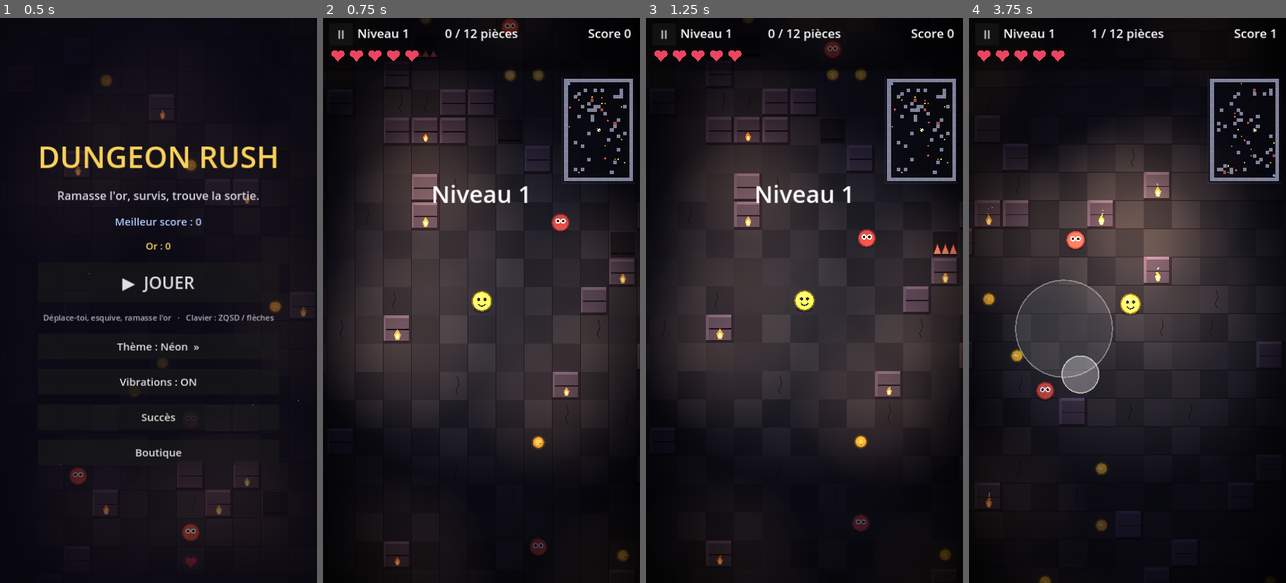
Above: before the commit, frames 1-4 (left to right).
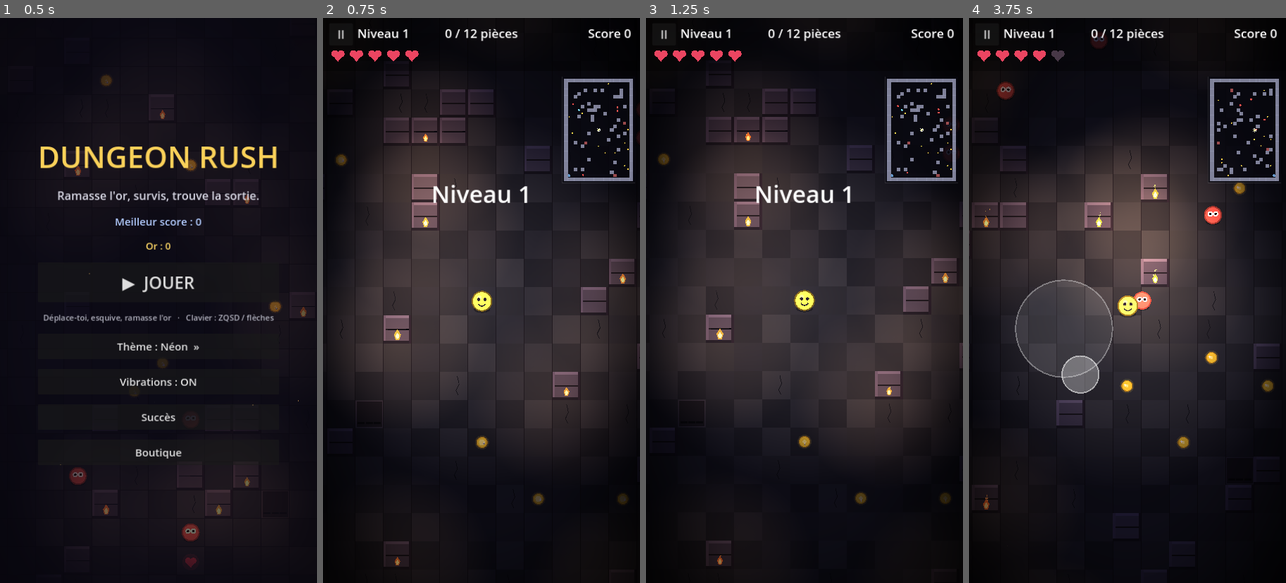
Above: after the commit, the same moments.

Repository: keerigan/godot-dungeon
Game: Godot game, scene res://scenes/Main.tscn
Two runs of this game, one before a commit and one after it. Both use one fixed random seed, a clock stepped at 60 frames per second and the inputs below.
Inputs (mouse positions are in pixels of both pictures, inside the frame that each line leads up to):
- Up to frame 1 (0.5 s): no input
- Up to frame 2 (0.75 s): click "▶ JOUER" at 0.5 s
- Up to frame 3 (1.25 s): no input
- Up to frame 4 (3.75 s): click "II" at 1.25 s; click "Recommencer" at 2 s; tap Enter at 2.75, 3.05 s; move the mouse to (1197, 272) at 2.77 s; hold D 2.78-3.5 s; tap E at 2.85 s; click (1197, 272) at 2.92 s; drag from (1064, 328) to (1114, 470) at 3.52 s

Frame 1 is identical in both runs. In frame 2, 1.0% of the frame differs, in the area x 4-100%, y 0-97%; in frame 3, 1.1%; in frame 4, 3.7%, in the area x 0-99%, y 2-100%.

Commit message:
Nouveaux biomes, objets à usage unique, correction du boss coincé
Boss :
- Collision réduite (rayon 26) tout en gardant la grande taille visuelle, pour
  passer dans les couloirs d'une case ; niveaux de boss plus aérés

Biomes :
- 3 nouvelles ambiances (Désert, Améthyste, Abysse) dans le menu et la
  rotation Auto (8 thèmes au total)

Objets à usage unique :
- Ramassés au sol (ItemPickup), un seul en réserve, déclenchés par un bouton
  (bas-droite) ou la touche E
- Bombe (élimine les ennemis proches / entame le boss), Gel, Potion (soin
  complet), Saut (téléportation courte devant soi)
- Affichés sur la mini-carte

Validé : import + parties simulées headless (biome, boss, objets) sans erreur ;
rendu réel vérifié (Abysse+boss, Désert+objet).

Co-Authored-By: Claude Opus 4.8 <noreply@anthropic.com>
Claude-Session: https://claude.ai/code/session_01WATrZWmuEbz921xMfBvaBQ

Diff:
--- a/scripts/Enemy.gd
+++ b/scripts/Enemy.gd
@@ -9,7 +9,8 @@
 enum Kind { CHASER, FAST, TANK, BOSS, GHOST, ZIGZAG, SPLITTER }
 
 var kind: int = Kind.CHASER
-var radius := 19.0
+var radius := 19.0          ## Rayon visuel
+var col_radius := 19.0      ## Rayon de collision (plus petit pour le boss)
 var speed := 120.0
 var hp := 1
 var max_hp := 1
@@ -67,6 +68,8 @@
 			speed = min(95.0 + level * 10.0, 215.0)
 			body_color = Color(0.87, 0.33, 0.31)
 	max_hp = hp
+	# Le boss reste visuellement gros mais avec une collision qui tient dans un couloir
+	col_radius = 26.0 if kind == Kind.BOSS else radius
 
 
 func _ready() -> void:
@@ -74,7 +77,7 @@
 	collision_mask = 0 if kind == Kind.GHOST else 1   # le fantôme traverse les murs
 	z_index = 2   # au-dessus du sol/pièges, sous le héros
 	var shape := CircleShape2D.new()
-	shape.radius = radius
+	shape.radius = col_radius
 	var cs := CollisionShape2D.new()
 	cs.shape = shape
 	add_child(cs)
--- a/scripts/Game.gd
+++ b/scripts/Game.gd
@@ -79,6 +79,36 @@
 		"crack": Color(0.25, 0.30, 0.15),
 		"torch": Color(0.75, 0.9, 0.4), "plight": Color(0.82, 0.95, 0.5),
 	},
+	{
+		"name": "Désert",
+		"ambient": Color(0.52, 0.44, 0.30),
+		"floor_a": Color(0.20, 0.16, 0.11), "floor_b": Color(0.23, 0.19, 0.13),
+		"wall_face": Color(0.36, 0.29, 0.18), "wall_top": Color(0.52, 0.43, 0.27),
+		"wall_left": Color(0.44, 0.35, 0.22), "wall_bot": Color(0.16, 0.12, 0.07),
+		"wall_right": Color(0.18, 0.14, 0.08), "seam": Color(0.12, 0.09, 0.05),
+		"crack": Color(0.34, 0.27, 0.15),
+		"torch": Color(1.0, 0.85, 0.45), "plight": Color(1.0, 0.93, 0.68),
+	},
+	{
+		"name": "Améthyste",
+		"ambient": Color(0.40, 0.30, 0.52),
+		"floor_a": Color(0.14, 0.10, 0.18), "floor_b": Color(0.17, 0.12, 0.22),
+		"wall_face": Color(0.28, 0.18, 0.36), "wall_top": Color(0.44, 0.28, 0.56),
+		"wall_left": Color(0.35, 0.22, 0.45), "wall_bot": Color(0.12, 0.08, 0.16),
+		"wall_right": Color(0.14, 0.09, 0.18), "seam": Color(0.10, 0.07, 0.13),
+		"crack": Color(0.62, 0.40, 0.88),
+		"torch": Color(0.85, 0.55, 1.0), "plight": Color(0.93, 0.80, 1.0),
+	},
+	{
+		"name": "Abysse",
+		"ambient": Color(0.24, 0.36, 0.40),
+		"floor_a": Color(0.08, 0.14, 0.15), "floor_b": Color(0.10, 0.16, 0.18),
+		"wall_face": Color(0.14, 0.24, 0.26), "wall_top": Color(0.24, 0.40, 0.42),
+		"wall_left": Color(0.20, 0.33, 0.35), "wall_bot": Color(0.06, 0.11, 0.12),
+		"wall_right": Color(0.08, 0.13, 0.14), "seam": Color(0.05, 0.09, 0.10),
+		"crack": Color(0.32, 0.72, 0.68),
+		"torch": Color(0.4, 0.95, 0.85), "plight": Color(0.72, 1.0, 0.95),
+	},
 ]
 
 var walls: Array = []
@@ -90,6 +120,8 @@
 var powerups: Array[Powerup] = []
 var traps: Array[Trap] = []
 var chests: Array[Chest] = []
+var item_pickups: Array[ItemPickup] = []
+var held_item: String = ""            ## Objet à usage unique en réserve ("" = aucun)
 var portal: Portal
 
 var player: Player
@@ -161,6 +193,7 @@
 var _toast_label: Label
 var _toast_queue: Array = []
 var _toast_active := false
+var item_btn: Button
 
 
 func _ready() -> void:
@@ -183,6 +216,12 @@
 	build_level()
 	title_root.visible = true
 	hud_root.visible = false
+
+
+func _unhandled_input(event: InputEvent) -> void:
+	if event is InputEventKey and event.pressed and not event.echo:
+		if event.keycode == KEY_E or event.keycode == KEY_ENTER:
+			_use_item()
 
 
 func _process(delta: float) -> void:
@@ -275,6 +314,8 @@
 	level = 1
 	player.coins = 0
 	player.max_health = 5 + up_hearts     # amélioration boutique
+	held_item = ""
+	_refresh_item_button()
 	player.visible = true
 	build_level()
 
@@ -331,6 +372,10 @@
 	# Coffre (plus fréquent avec l'amélioration boutique)
 	if randf() < (0.85 if up_lucky else 0.6) and not free_cells.is_empty():
 		_spawn_chest(free_cells.pop_back())
+
+	# Objet à usage unique posé au sol
+	if randf() < 0.5 and not free_cells.is_empty():
+		_spawn_item(free_cells.pop_back())
 
 	# Boss tous les 5 niveaux
 	var is_boss_level := (level % 5 == 0)
@@ -518,6 +563,10 @@
 		if is_instance_valid(ch):
 			ch.queue_free()
 	chests.clear()
+	for ip in item_pickups:
+		if is_instance_valid(ip):
+			ip.queue_free()
+	item_pickups.clear()
 	for lt in _torches:
 		if is_instance_valid(lt):
 			lt.queue_free()
@@ -540,6 +589,8 @@
 			row.append(x == 0 or y == 0 or x == COLS - 1 or y == ROWS - 1)
 		walls.append(row)
 	var blocks := 34 + level * 5
+	if level % 5 == 0:
+		blocks = int(blocks * 0.55)   # niveaux de boss plus aérés
 	for i in blocks:
 		var x := randi_range(2, COLS - 3)
 		var y := randi_range(2, ROWS - 3)
@@ -702,6 +753,94 @@
 	traps.append(t)
 
 
+func _spawn_item(cell: Vector2i) -> void:
+	var ip := ItemPickup.new()
+	ip.kind = ["bomb", "freeze", "potion", "blink"][randi() % 4]
+	ip.position = _cell_to_world(cell.x, cell.y)
+	ip.picked.connect(_on_item_picked)
+	add_child(ip)
+	item_pickups.append(ip)
+
+
+func _on_item_picked(kind: String) -> void:
+	held_item = kind
+	Sfx.play(Sfx.powerup)
+	_vibrate(30)
+	_flash("Objet : %s" % _item_name(kind))
+	_refresh_item_button()
+
+
+func _item_name(kind: String) -> String:
+	match kind:
+		"bomb": return "Bombe"
+		"freeze": return "Gel"
+		"potion": return "Potion"
+		"blink": return "Saut"
+	return kind
+
+
+func _use_item() -> void:
+	if state != State.PLAYING or held_item == "":
+		return
+	var kind := held_item
+	held_item = ""
+	_refresh_item_button()
+	_vibrate(60)
+	match kind:
+		"bomb":
+			Sfx.play(Sfx.enemy_die)
+			add_shake(12.0)
+			_burst(player.global_position, Color(1.0, 0.7, 0.3), 40, 340.0, 0.7)
+			var survivors: Array[Enemy] = []
+			for e in enemies:
+				if not is_instance_valid(e):
+					continue
+				if player.global_position.distance_to(e.global_position) <= 210.0:
+					if e.kind == Enemy.Kind.BOSS:
+						e.hp -= 3
+						e.take_hit(e.global_position - player.global_position)
+						if e.hp <= 0:
+							_kill_enemy(e)
+						else:
+							survivors.append(e)
+					else:
+						_kill_enemy(e)
+				else:
+					survivors.append(e)
+			enemies = survivors
+		"freeze":
+			Sfx.play(Sfx.powerup)
+			_freeze = maxf(_freeze, 6.0)
+			_flash("Ennemis gelés !")
+		"potion":
+			Sfx.play(Sfx.powerup)
+			player.heal(player.max_health)
+			_burst(player.global_position, Color(0.9, 0.3, 0.4), 16, 170.0, 0.5)
+		"blink":
+			Sfx.play(Sfx.attack)
+			var from := player.global_position
+			var dest := from
+			for i in range(1, 13):
+				var p := from + player.facing * (i * 16.0)
+				var c := _world_to_cell(p)
+				if walls[c.y][c.x]:
+					break
+				dest = p
+			player.global_position = dest
+			_burst(from, Color(0.5, 0.9, 1.0), 14, 180.0, 0.4)
+			_burst(dest, Color(0.5, 0.9, 1.0), 14, 180.0, 0.4)
+
+
+func _refresh_item_button() -> void:
+	if item_btn == null:
+		return
+	if held_item == "":
+		item_btn.visible = false
+	else:
+		item_btn.visible = true
+		item_btn.text = _item_name(held_item)
+
+
 func _spawn_chest(cell: Vector2i) -> void:
 	var ch := Chest.new()
 	ch.position = _cell_to_world(cell.x, cell.y)
@@ -994,6 +1133,17 @@
 	joystick = VirtualJoystick.new()
 	hud_root.add_child(joystick)
 
+	# Bouton d'utilisation d'objet (bas-droite), visible seulement si on en tient un
+	item_btn = Button.new()
+	item_btn.add_theme_font_size_override("font_size", 26)
+	item_btn.size = Vector2(150, 150)
+	item_btn.position = Vector2(540, 1070)
+	item_btn.focus_mode = Control.FOCUS_NONE
+	item_btn.modulate = Color(1, 1, 1, 0.92)
+	item_btn.visible = false
+	item_btn.pressed.connect(_use_item)
+	hud_root.add_child(item_btn)
+
 	# Notification de succès (visible partout)
 	_toast_label = Label.new()
 	_toast_label.horizontal_alignment = HORIZONTAL_ALIGNMENT_CENTER
--- /dev/null
+++ b/scripts/ItemPickup.gd
@@ -0,0 +1,68 @@
+class_name ItemPickup
+extends Area2D
+
+## Objet à usage unique posé au sol. Ramassé au contact (si l'inventaire est
+## libre). Le type est une chaîne : "bomb", "freeze", "potion", "blink".
+
+signal picked(kind: String)
+
+const RADIUS := 16.0
+
+var kind: String = "bomb"
+var _t := 0.0
+
+
+func _ready() -> void:
+	collision_layer = 0
+	collision_mask = 2   # détecte le joueur
+	monitoring = true
+	var shape := CircleShape2D.new()
+	shape.radius = RADIUS
+	var cs := CollisionShape2D.new()
+	cs.shape = shape
+	add_child(cs)
+	body_entered.connect(_on_body_entered)
+
+
+func _process(delta: float) -> void:
+	_t += delta
+	queue_redraw()
+
+
+func _on_body_entered(body: Node2D) -> void:
+	if body is Player:
+		picked.emit(kind)
+		queue_free()
+
+
+func _draw() -> void:
+	var bob := sin(_t * 3.0) * 3.0
+	draw_set_transform(Vector2(0, bob), 0.0, Vector2.ONE)
+	# Halo
+	draw_circle(Vector2.ZERO, RADIUS + 4.0, Color(1, 1, 1, 0.12))
+	match kind:
+		"bomb":
+			draw_circle(Vector2.ZERO, 12.0, Color(0.12, 0.12, 0.15))
+			draw_circle(Vector2.ZERO, 12.0, Color(0.4, 0.4, 0.45), false, 2.0)
+			draw_line(Vector2(6, -9), Vector2(11, -15), Color(0.5, 0.35, 0.2), 2.0)
+			draw_circle(Vector2(11, -15), 2.5, Color(1.0, 0.7, 0.2))
+		"freeze":
+			var c := Color(0.6, 0.9, 1.0)
+			for i in 3:
+				var a := i * PI / 3.0
+				var v := Vector2(cos(a), sin(a)) * 12.0
+				draw_line(-v, v, c, 2.5)
+		"potion":
+			draw_rect(Rect2(-5, -12, 10, 6), Color(0.7, 0.8, 0.85))          # goulot
+			draw_colored_polygon(PackedVector2Array([
+				Vector2(-5, -6), Vector2(5, -6), Vector2(9, 12), Vector2(-9, 12)]),
+				Color(0.85, 0.85, 0.9, 0.5))                                 # flacon
+			draw_colored_polygon(PackedVector2Array([
+				Vector2(-7, 3), Vector2(7, 3), Vector2(8, 11), Vector2(-8, 11)]),
+				Color(0.9, 0.25, 0.35))                                      # liquide
+		"blink":
+			var c := Color(0.5, 0.9, 1.0)
+			draw_colored_polygon(PackedVector2Array([
+				Vector2(-2, -12), Vector2(-10, 2), Vector2(-4, 2),
+				Vector2(-6, 12), Vector2(8, -4), Vector2(0, -4)]), c)
+	draw_set_transform(Vector2.ZERO, 0.0, Vector2.ONE)
--- a/scripts/Minimap.gd
+++ b/scripts/Minimap.gd
@@ -52,6 +52,11 @@
 			var cp := _to_mm(ch.position, tile, cw)
 			draw_rect(Rect2(cp - Vector2(2, 2), Vector2(4, 4)), Color(1.0, 0.8, 0.3))
 
+	# Objets à ramasser
+	for ip in game.item_pickups:
+		if is_instance_valid(ip):
+			draw_circle(_to_mm(ip.position, tile, cw), 2.0, Color(0.5, 0.9, 1.0))
+
 	# Portail
 	if is_instance_valid(game.portal):
 		var col := Color(0.5, 0.9, 1.0) if game.portal.active else Color(0.4, 0.6, 0.8)
Not shown, changed: README.md
